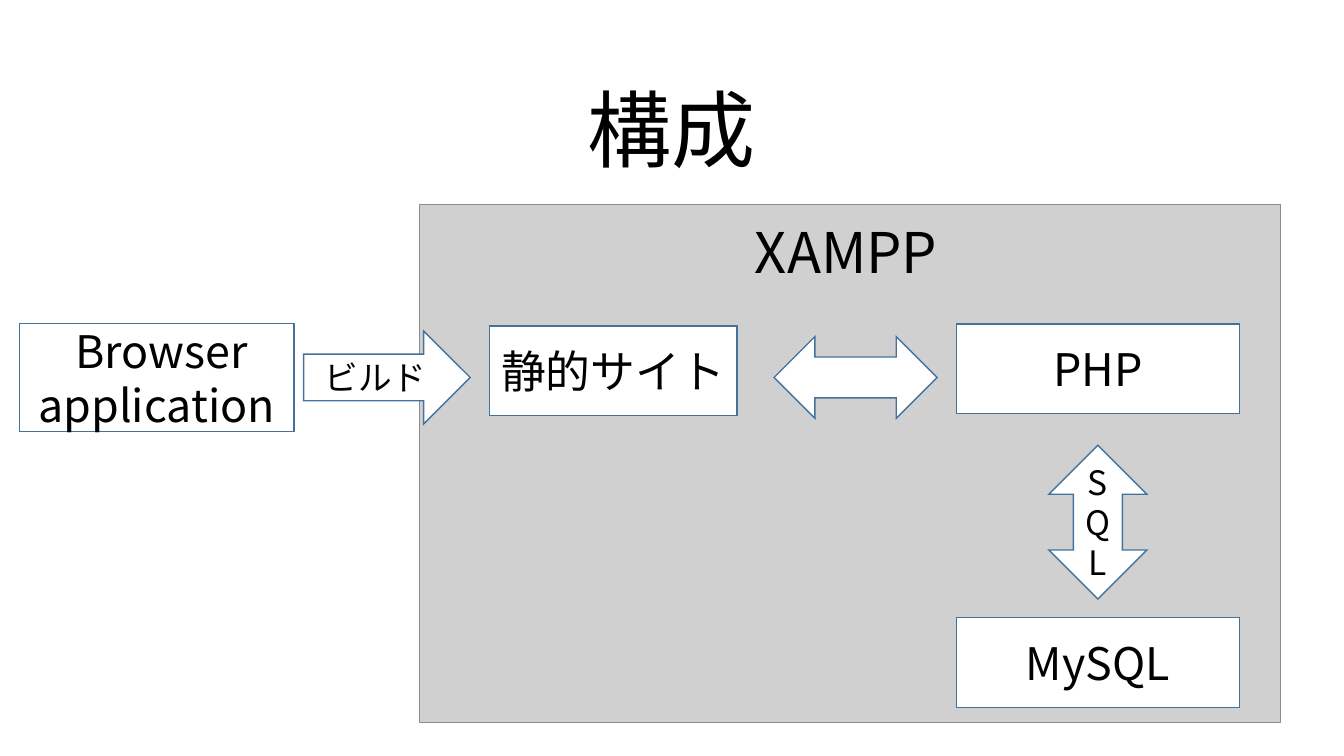
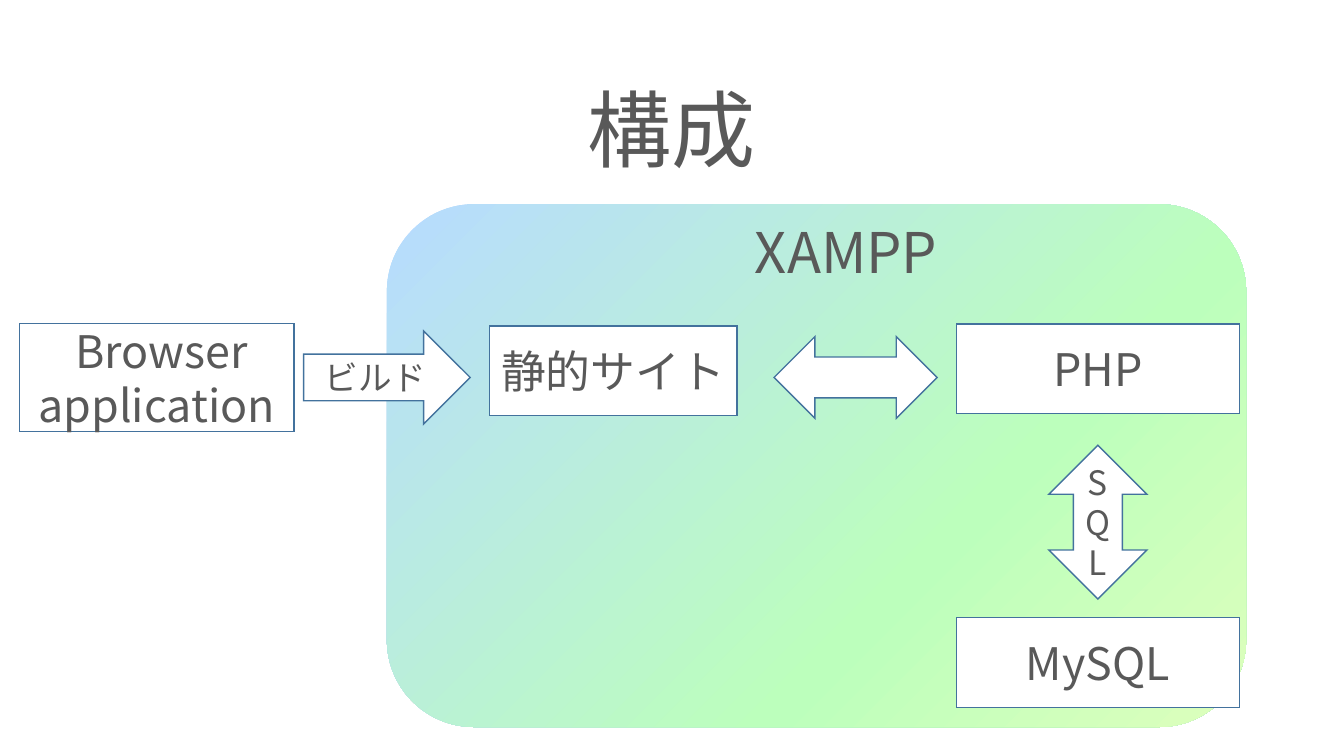
Before and after one commit to ivy239007/PG-, a slide deck: slide 7 of プレゼン資料.pptx. Drawn at 1344x756 pixels with LibreOffice and Linux fonts; fonts in the diff are those of the drawing; grey boxes stand for pictures; background and template pictures are left out. Boxes give left, top, right and bottom in pixels: in the first picture for what was removed or moved away, otherwise in the second. Text is boxed around its words. In the diff, an @@ line names an element or a change of style, - is before the commit and + after.

```diff
--- a/プレゼン資料.pptx
+++ b/プレゼン資料.pptx
@@ rounded rectangle added at [387, 205, 1246, 728], fill gradient #B7DBFF to #BCFFBC to #DDFFBC @@
@@ picture removed at [419, 205, 1280, 723] @@
@@ text colour #000000 to #595959 in 8 elements at [588, 90, 756, 168], [20, 324, 294, 432], [957, 324, 1240, 413], [957, 618, 1240, 708], [490, 327, 737, 416], [303, 331, 470, 423], [1050, 446, 1147, 600], [755, 232, 937, 273] @@
```
Also in this commit, not shown: 9 other slides changed.
